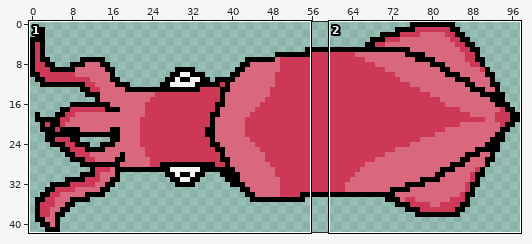
Sprite sheet, stored at Assets/fishimages/squid.png. Above, an overview of the earlier version with the close-up marked.
Close-up. The starting point:
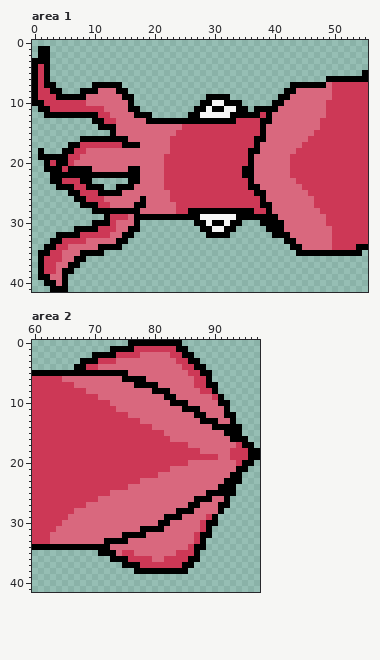
The file is 98x42 pixels. Shown: area 1: x 0..55, y 0..41; area 2: x 60..97, y 0..41.
After the commit:
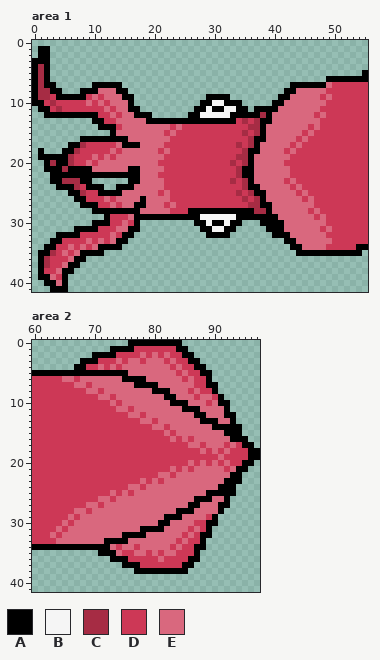
Palette (. is transparent): A #000000  B #f5f5f5  C #a62c44  D #cd3856  E #d9687e
The exact change:
Changed rows in their new state; - is an unchanged pixel.
Area 1:
first column x 1:
 4 C------------------------------------------------
 5 C------------------------------------------------
 6 C------------------------------------------------
 7 C------------------------------------------------
 8 CC----------------------------------------------D
 9 CC------D-D------------------------------------D-
10 --C------D-D-------------------------------------
11 ---C--------D----------------------------------D-
12 -------------D-----------------------C--------D--
13 ----------------------------------C-C------------
14 -------------D--------D------------CC--------D---
15 ---------------------D------------C-C-------D----
16 -----------------------------------C-------D-----
17 -------C-----E-------D-----------C-C------D------
18 ------C-DDDD-D------D-------------C------D-------
19 -----C-DD-D-D--------------------CC--------------
20 --C--CDD-D----------D-----------C-C------D-------
21 ----C----------------------------C---------------
22 --------------------D------------C---------------
23 ----CCC-------------------------C-C------D-------
24 ------C---------------------------C-------D------
25 -------C------------D------------C-C-------D-----
26 ------------D---------------------C-C-------D----
27 -------------D-------D-------------CC------------
28 ----------------------D-------------CC-------D---
29 ----------------------------------------------D--
30 -------------D-D---------------------------------
31 -----------------------------------------------D-
32 -------------D----------------------------------D
33 ---------D-D-------------------------------------
34 ------D-D---------------------------------------D
35 --C--D-------------------------------------------
36 -C--D--------------------------------------------
37 -C-D---------------------------------------------
39 ---D---------------------------------------------
Area 2:
first column x 63:
 2 ----------------D-D------------
 3 ------------D--D---D-----------
 4 ---------D-D--------D----------
 5 ---------------------D---------
 6 ----D-----------------D--------
 7 ------D------------------------
 8 --------D--------------D-------
 9 ----------D-------------D------
10 -----------D--------------D----
11 -------------D-----------------
12 ---------------D---------------
13 -----------------D-------------
14 -------------------D-----------
15 --------------------D----------
16 ---------------------D-D-------
17 -------------------------D---D-
18 --------------------------D-D--
19 -----------------------------D-
20 ------------------------D-D-D-D
21 ---------------------D-D-----D-
22 --------------------D----------
23 ----------------D-D------------
24 ---------------D---------------
25 -----------D-D-----------------
26 ----------D--------------------
27 --------D----------------------
28 ------D------------------------
29 ----D--------------------------
30 ---D--------------------D------
31 --D--------------------D-------
32 -D--------------------D--------
33 D--------------------D-D-------
34 -----------D--D-----D-D--------
35 ----------------D-D------------
36 -----------------D-------------
